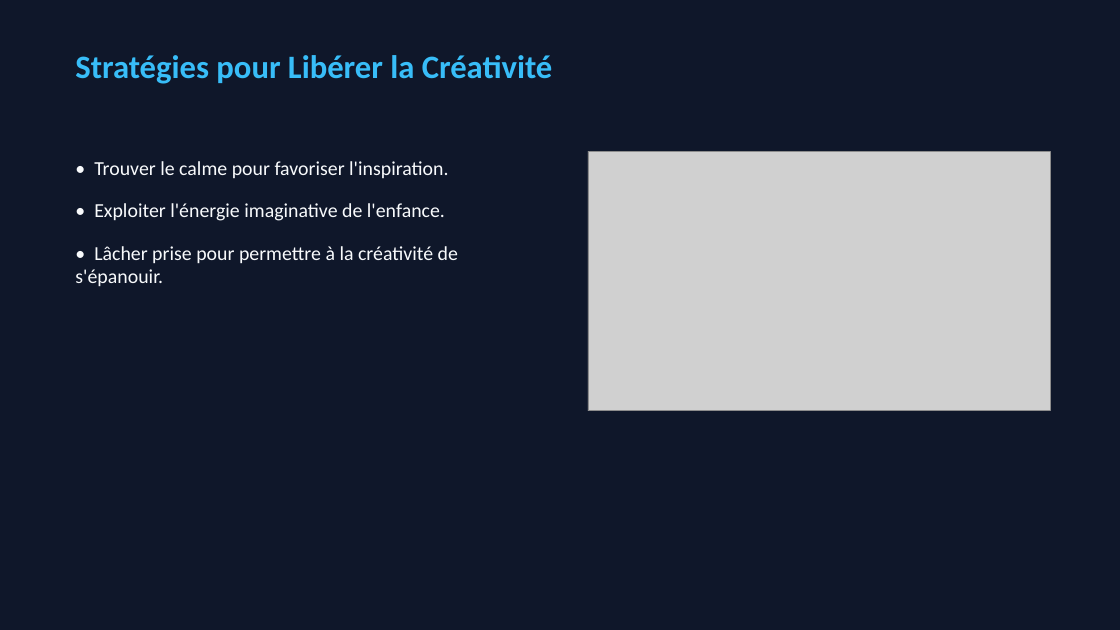
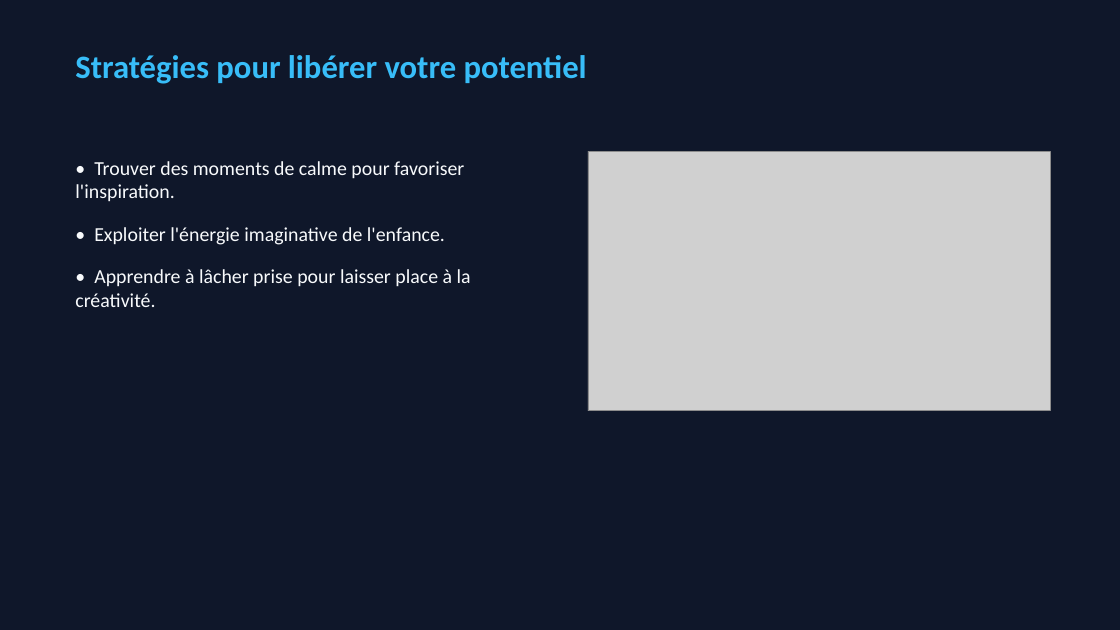
Before and after one commit to caroheymes/video-2-powerpoint-and-more, a slide deck: slide 2 of demo/output/presentation.pptx. Drawn at 1120x630 pixels with LibreOffice and Linux fonts; fonts in the diff are those of the drawing; grey boxes stand for pictures. Boxes give left, top, right and bottom in pixels: in the first picture for what was removed or moved away, otherwise in the second. Text is boxed around its words. In the diff, an @@ line names an element or a change of style, - is before the commit and + after.

```diff
--- a/demo/output/presentation.pptx
+++ b/demo/output/presentation.pptx
@@ text at [75, 55, 587, 84]: text changed @@
-Stratégies pour Libérer la Créativité
+Stratégies pour libérer votre potentiel
@@ text at [75, 161, 464, 202]: text changed @@
-• Trouver le calme pour favoriser l'inspiration.
+• Trouver des moments de calme pour favoriser l'inspiration.
@@ text at [75, 269, 471, 307]: text changed @@
-• Lâcher prise pour permettre à la créativité de s'épanouir.
+• Apprendre à lâcher prise pour laisser place à la créativité.
```
Also in this commit, not shown: 1 other slide changed, 7 other files.
